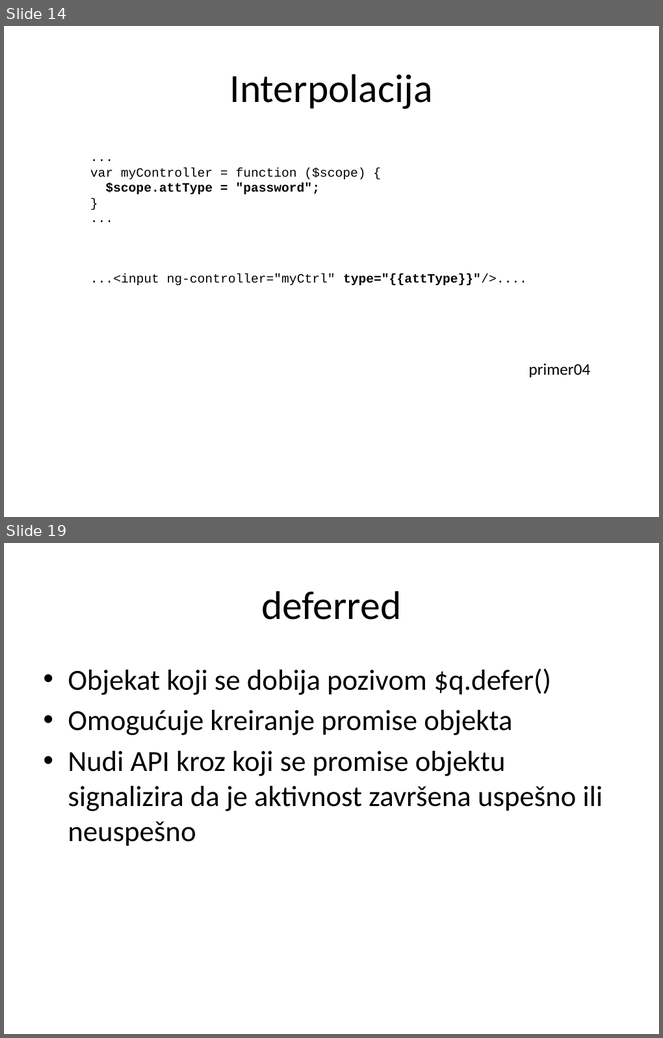
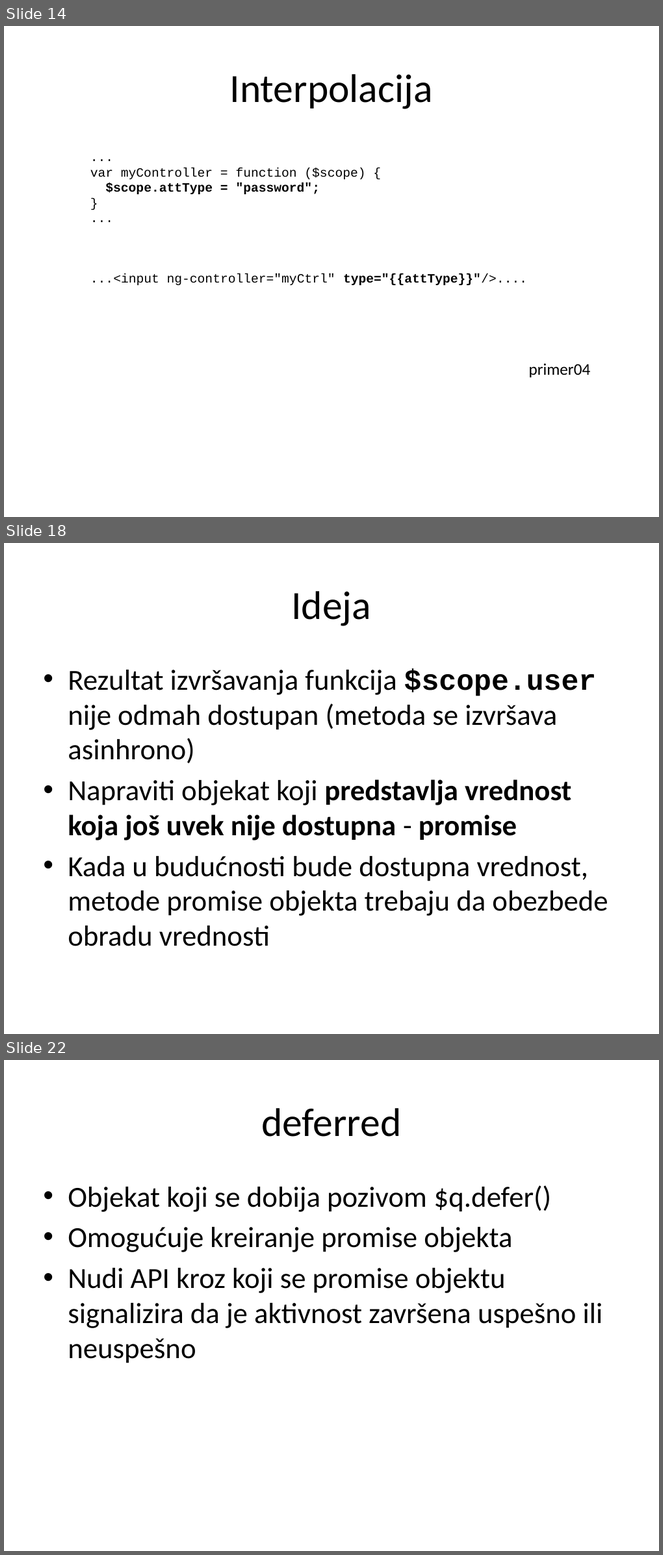
Before and after one commit to XWS2016/AngularJS, a slide deck: 01_Kontroleri/AngularJS_02_kontroleri.pptx. Shown one above the other, each under a label of ours: slides 14 and 19 before the commit, slides 14, 18 and 22 after it; the slides between them are not shown. The pictures are 663x1038 and 663x1555 pixels, drawn with LibreOffice and Linux fonts; fonts in the diff are those of the drawing. Boxes give left, top, right and bottom in pixels: in the first picture for what was removed or moved away, otherwise in the second. Text is boxed around its words. In the diff, an @@ line names an element or a change of style, - is before the commit and + after.

```diff
--- a/01_Kontroleri/AngularJS_02_kontroleri.pptx
+++ b/01_Kontroleri/AngularJS_02_kontroleri.pptx
@@ slide 18 added at (4, 543, 659, 1034), background #FFFFFF @@
@@ title added at (292, 591, 372, 626), 44 pt, text #000000 @@
+Ideja
@@ text added at (68, 669, 608, 947), 32 pt, text #000000 @@
+• Rezultat izvršavanja funkcija $scope.user nije odmah dostupan (metoda se izvršava asinhrono)
+• Napraviti objekat koji predstavlja vrednost koja još uvek nije dostupna - promise
+• Kada u budućnosti bude dostupna vrednost, metode promise objekta trebaju da obezbede obradu vrednosti
@@ what was slide 19 is now slide 22 @@
```
Also in this commit, not shown: 9 slides changed, 2 other slides added, 47 other files.
